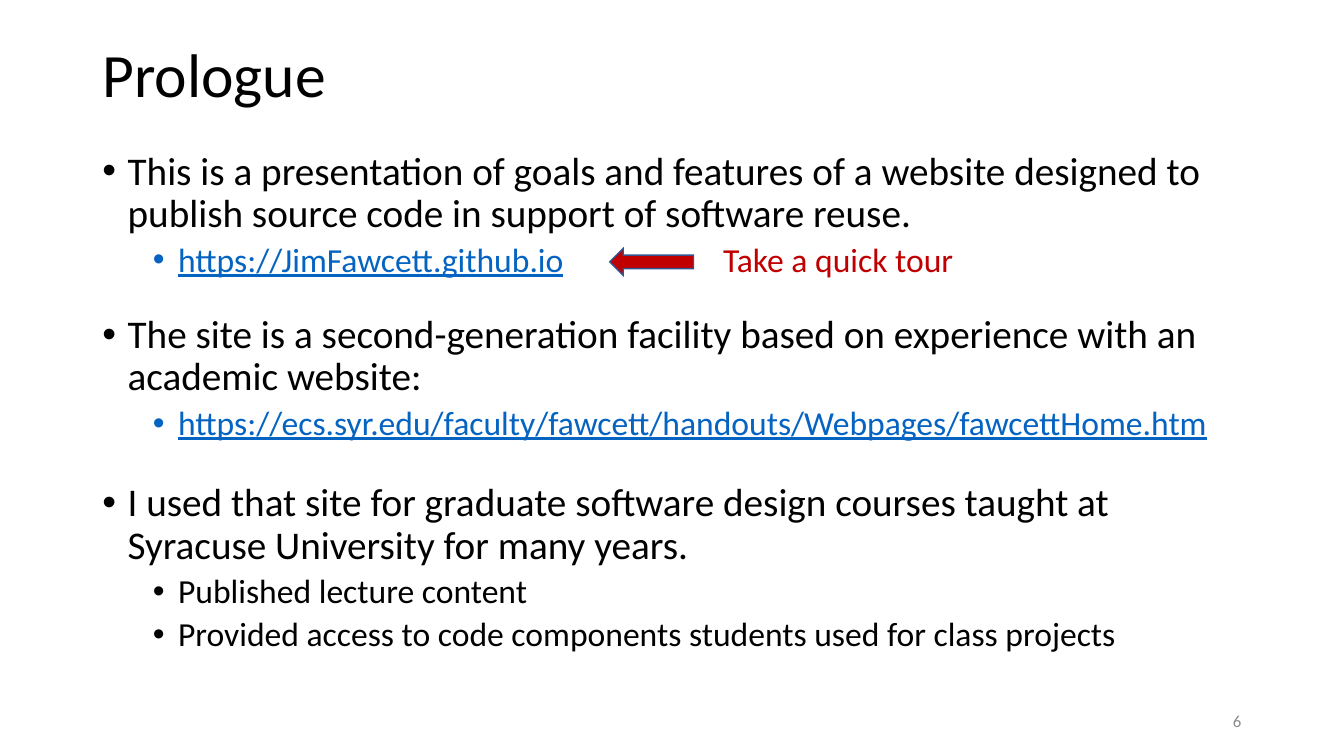
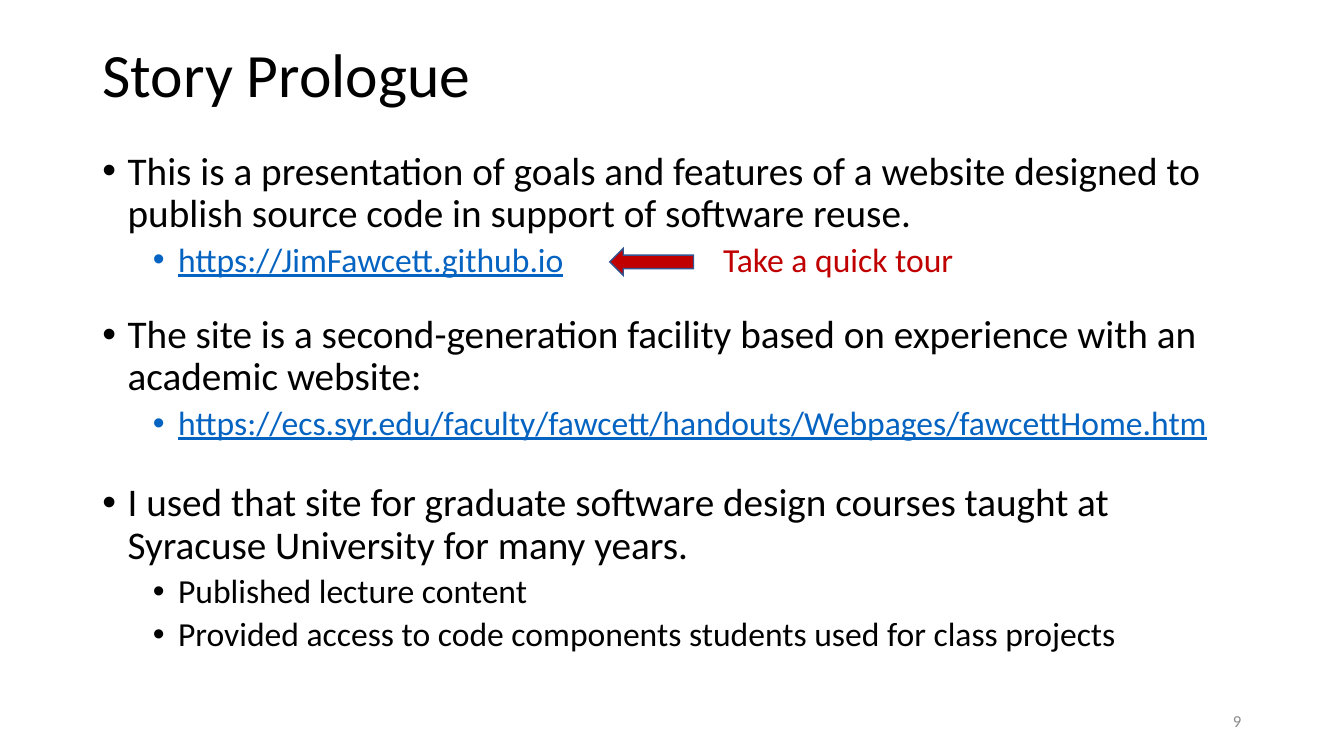
Before and after one commit to JimFawcett/JimFawcett.github.io, a slide deck: slide 9 of Resources/PublishingSourceCode.pptx (slide 6 before the commit). Drawn at 1344x756 pixels with LibreOffice and Linux fonts; fonts in the diff are those of the drawing. Boxes give left, top, right and bottom in pixels: in the first picture for what was removed or moved away, otherwise in the second. Text is boxed around its words. In the diff, an @@ line names an element or a change of style, - is before the commit and + after.

```diff
--- a/Resources/PublishingSourceCode.pptx
+++ b/Resources/PublishingSourceCode.pptx
@@ title at (x1=102, y1=54, x2=470, y2=108): text changed @@
-Prologue
+Story Prologue
@@ page number at (x1=1233, y1=716, x2=1241, y2=727): text changed @@
-6
+9
```
Also in this commit, not shown: 2 other slides changed, 1 slide added, 1 other file.
